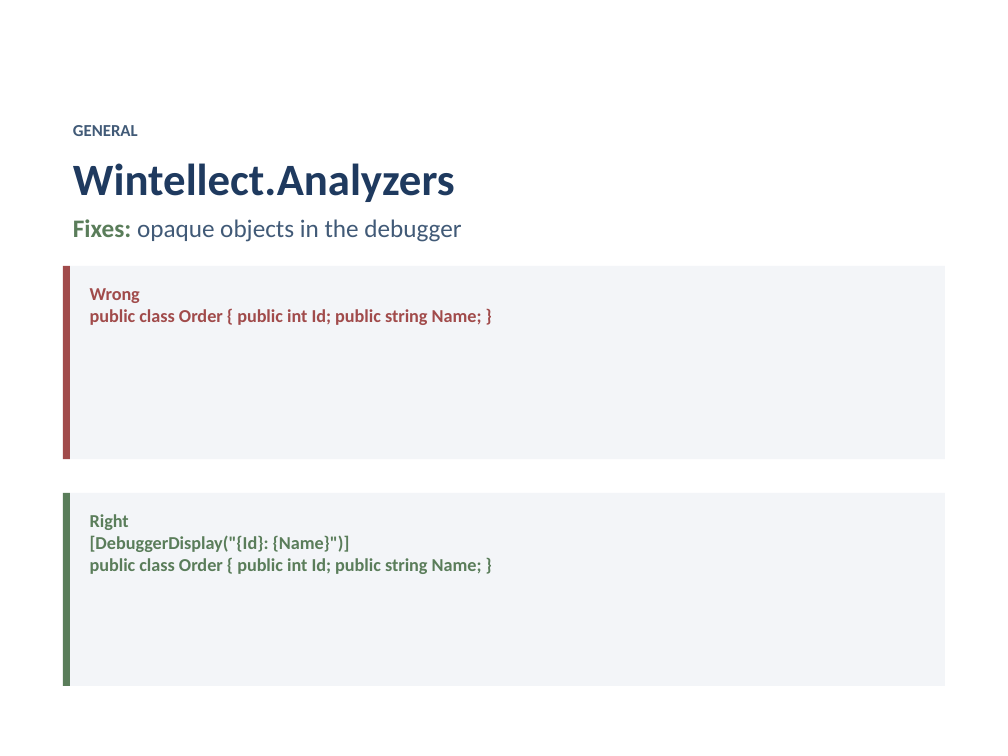
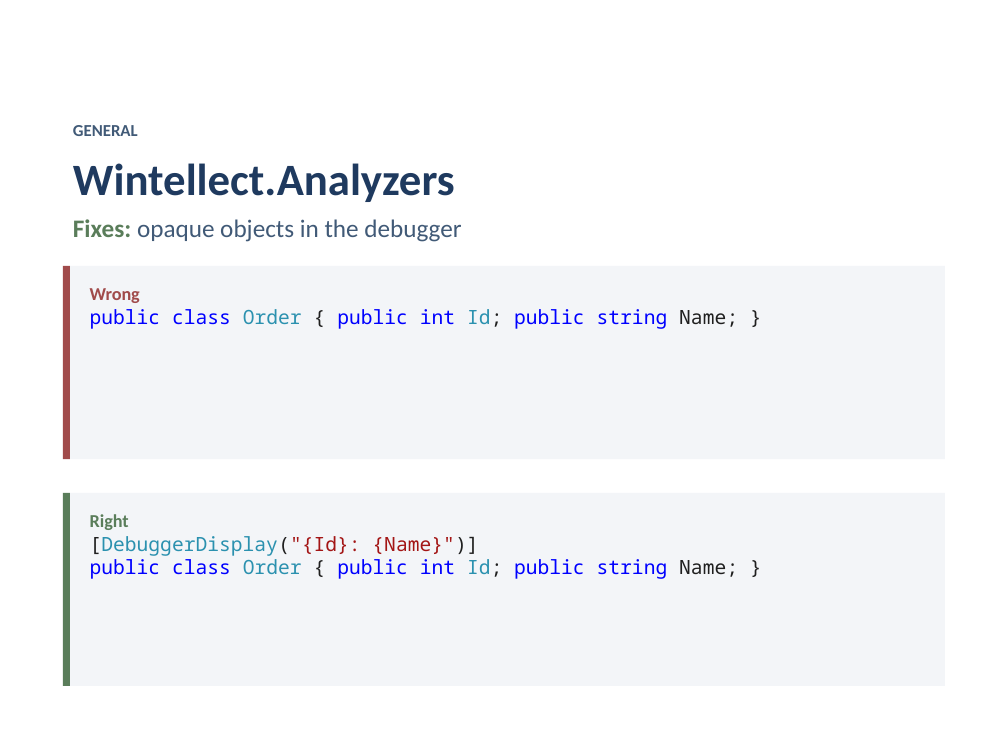
Before and after one commit to isidore/Talks, a slide deck: slide 11 of Slides/Analyzers.Net.pptx. Drawn at 1008x756 pixels with LibreOffice and Linux fonts; fonts in the diff are those of the drawing. Boxes give left, top, right and bottom in pixels: in the first picture for what was removed or moved away, otherwise in the second. Text is boxed around its words. In the diff, an @@ line names an element or a change of style, - is before the commit and + after.

Commit message:
code styling

```diff
--- a/Slides/Analyzers.Net.pptx
+++ b/Slides/Analyzers.Net.pptx
@@ rectangle "Wrong public class Order { ..." at [70,266,944,460]: text colour #1F3A5F to #0000FF in "public class public int public string"; text colour #1F3A5F to #2B91AF in "Order Id;"; text colour #1F3A5F to #1F1F1F in "{ Id; Name; }" @@
@@ rectangle "Right [DebuggerDisplay("{Id}: {Name}")] public class ..." at [70,493,944,686]: text colour #1F3A5F to #1F1F1F in "[DebuggerDisplay("{Id}: {Name}")] { Id; Name; }"; text colour #1F3A5F to #2B91AF in "[DebuggerDisplay("{Id}: Order Id;"; text colour #1F3A5F to #A31515 in "[DebuggerDisplay("{Id}: {Name}")]"; text colour #1F3A5F to #0000FF in "public class public int public string" @@
```
Also in this commit, not shown: 23 other slides changed.
